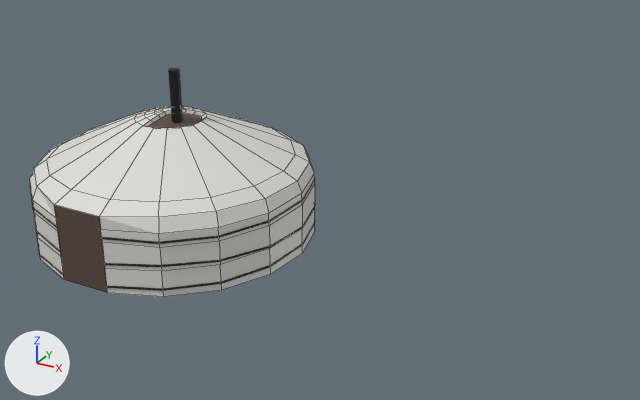
An edit to the Blender file src/models/ger/ger.blend, drawn before and after from the same camera.
Rendered twice from a 50 mm camera at (10.87, -13.52, 8.15) aimed at (3.4, 0.06, 1.36). Every picture has the same lights, and +X, +Y and +Z are marked at lower left. Mesh edges are drawn as thin lines on the coarser meshes.

The scene before the commit, as lines of its bpy script (objects in view):
```python
me_cylinder_001 = bpy.data.meshes.new('Cylinder.001')
me_cylinder_001.from_pydata(...)  # 302 vertices, 240 faces, 34 loose edges; spans x -2.89..2.89, y -2.85..2.9, z 0.0..2.64
me_cylinder_001.materials.append(mat_sheet)  # light grey #deded8
me_cylinder_002 = bpy.data.meshes.new('Cylinder.002')
me_cylinder_002.from_pydata([(0.53, -2.85, 0.0), (-0.53, -2.85, 0.0), (0.53, -2.85, 1.55), (-0.53, -2.85, 1.55)], [], [(0, 2, 3, 1)])
me_cylinder_002.materials.append(mat_wood)  # brown #5b4a3e
me_cylinder_008 = bpy.data.meshes.new('Cylinder.008')
me_cylinder_008.from_pydata(...)  # a 7-sided cylinder along z spanning x 0.202..0.427, y -0.299..-0.08, z 2.201..3.567
me_cylinder_008.materials.append(mat_chimney)  # black #000000
ob_shadeblack_004 = bpy.data.objects.new('shadeBlack_004', me_cylinder_008)
ob_shadeblack_004.location = (0.0, 0.0, 0.0)
ob_shadered_001 = bpy.data.objects.new('shadeRed_001', me_cylinder_002)
ob_shadered_001.location = (0.0, 0.0, 0.0)
ob_shadewhite_001 = bpy.data.objects.new('shadeWhite_001', me_cylinder_001)
ob_shadewhite_001.location = (0.0, 0.0, 0.0)
# also in view: 'shadeBlack_001' at (0.0, 0.02, 1.17); 'shadeBlack_003' at (0.0, 0.03, 0.17)
```
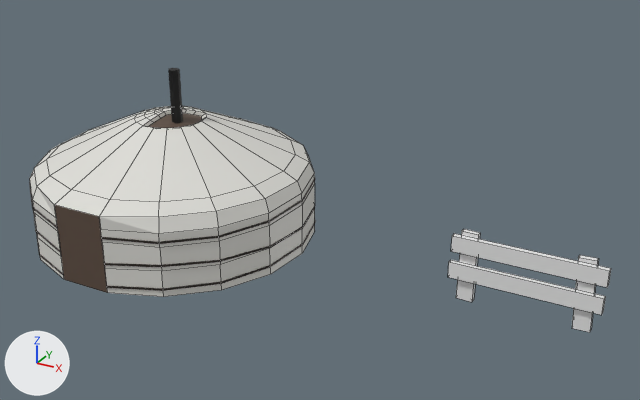
Location of each change, (x1, y1, x2, y2) in pixels of the pictures (640 x 400 px):
'shadeBrown.001', added
    after: (451, 233, 611, 288)
'shadeBrown', added
    after: (448, 260, 606, 315)
'shadeBrown.002', added
    after: (572, 255, 599, 332)
'shadeBrown.003', added
    after: (456, 229, 480, 302)

Patch to the scene script:
```diff
--- a/src/models/ger/ger.blend.py
+++ b/src/models/ger/ger.blend.py
@@ me_cube_003 @@
+me_cube_003.from_pydata(...)  # a box spanning x -0.94..1.06, y 0.0..2.0, z 5.5..7.5
@@ me_cube_002 @@
+me_cube_002.from_pydata(...)  # a box spanning x -1.0..1.0, y -1.0..1.0, z -1.0..1.0
@@ me_cube_001 @@
+me_cube_001.from_pydata(...)  # a box spanning x -1.0..1.0, y -1.53..0.47, z 1.79..3.79
@@ me_cube @@
+me_cube.from_pydata(...)  # a box spanning x -1.01..0.99, y -1.75..0.25, z -1.55..0.45
@@ ob_shadebrown_002 @@
+ob_shadebrown_002 = bpy.data.objects.new('shadeBrown.002', me_cube_003)
+ob_shadebrown_002.location = (7.47, 0.04, 0.69)
+ob_shadebrown_002.rotation_euler = (0.0, 1.537, 0.0)  # degrees (0, 88, 0)
+ob_shadebrown_002.scale = (0.679, 0.0498, 0.155)
@@ ob_shadebrown_003 @@
+ob_shadebrown_003 = bpy.data.objects.new('shadeBrown.003', me_cube_002)
+ob_shadebrown_003.location = (6.4, 0.11, 0.69)
+ob_shadebrown_003.rotation_euler = (0.0, 1.587, 0.0)  # degrees (0, 91, 0)
+ob_shadebrown_003.scale = (0.679, 0.0498, 0.155)
@@ ob_shadebrown_001 @@
+ob_shadebrown_001 = bpy.data.objects.new('shadeBrown.001', me_cube_001)
+ob_shadebrown_001.location = (7.47, 0.04, 0.69)
+ob_shadebrown_001.scale = (1.37, 0.0498, 0.155)
@@ ob_shadebrown @@
+ob_shadebrown = bpy.data.objects.new('shadeBrown', me_cube)
+ob_shadebrown.location = (7.47, 0.04, 0.69)
+ob_shadebrown.scale = (1.37, 0.0498, 0.155)
```
